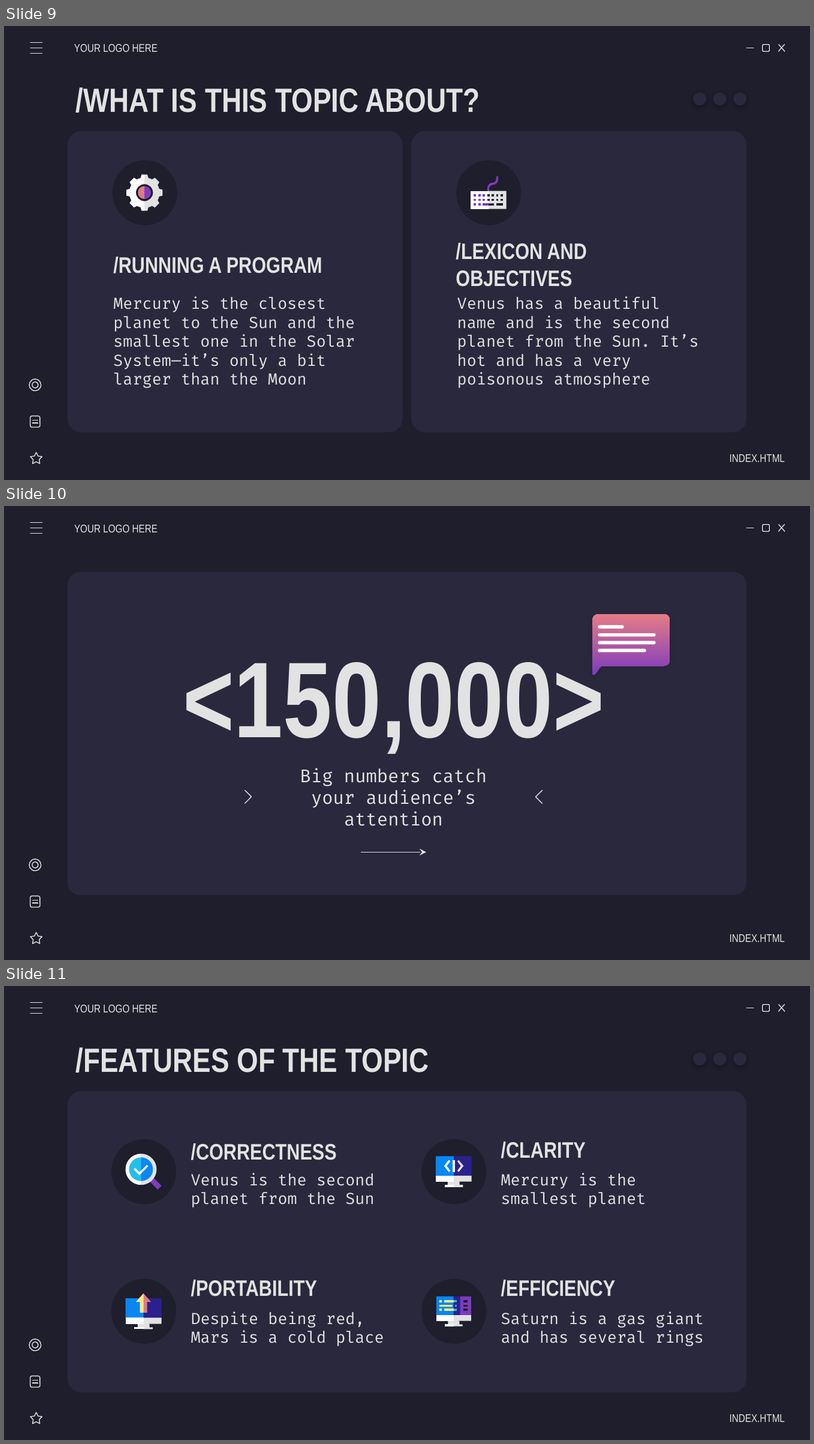
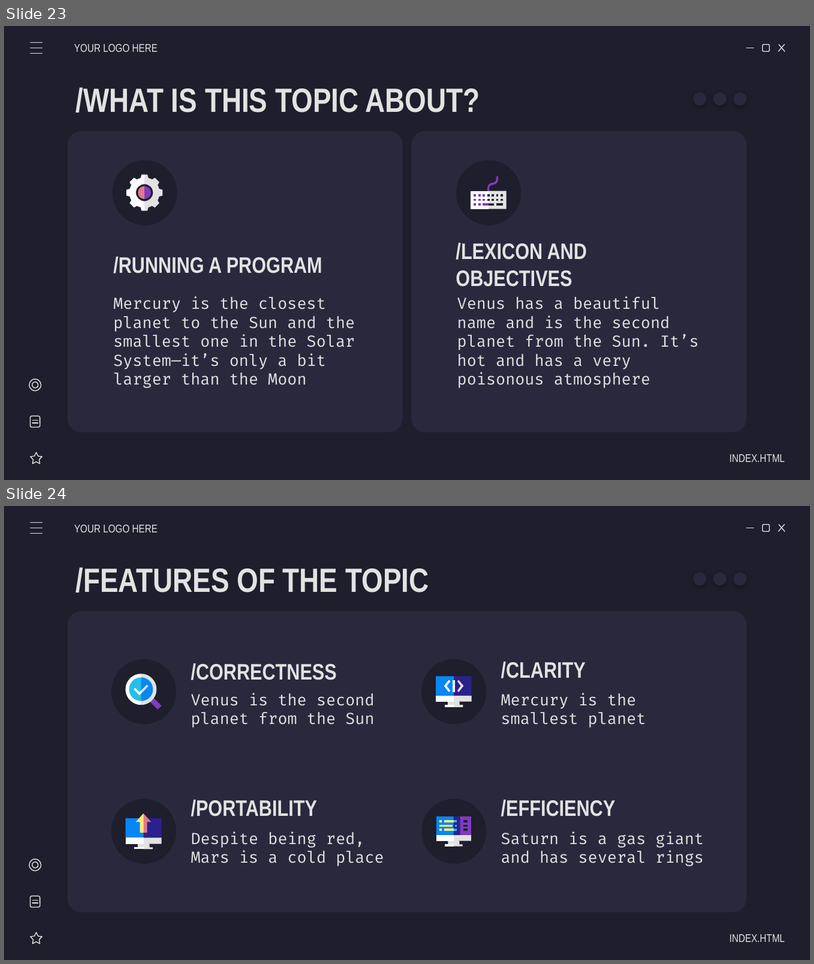
Before and after one commit to AlexanderSchallmeiner/Verhaltensdiagramme, a slide deck: Lukas Stranzinger/FlussdiagrammeV0.1.ppsx. Shown one above the other, each under a label of ours: slides 9, 10 and 11 before the commit, slides 23 and 24 after it. The pictures are 814x1444 and 814x964 pixels, drawn with LibreOffice and Linux fonts; fonts in the diff are those of the drawing. Boxes give left, top, right and bottom in pixels: in the first picture for what was removed or moved away, otherwise in the second. Text is boxed around its words. In the diff, an @@ line names an element or a change of style, - is before the commit and + after.

```diff
--- a/Lukas Stranzinger/FlussdiagrammeV0.1.ppsx
+++ b/Lukas Stranzinger/FlussdiagrammeV0.1.ppsx
@@ slide 10 removed at <box>4,506,810,960</box>, background #1E1E2C; not listed: 4 template elements that a slide beside it also shows @@
@@ line removed from (30, 523) to (42, 523) @@
@@ line removed from (30, 534) to (42, 534) @@
@@ line removed from (30, 528) to (42, 528) @@
@@ subtitle removed at <box>74,525,158,532</box> @@
-YOUR LOGO HERE
@@ rounded rectangle removed at <box>68,572,747,895</box> @@
@@ group removed at <box>593,614,670,675</box>: 5 freeform shapes @@
@@ title removed at <box>183,651,605,754</box> @@
-<150,000>
@@ subtitle removed at <box>300,768,488,826</box> @@
-Big numbers catch your audience’s attention
@@ freeform shape removed at <box>245,790,252,804</box> @@
@@ freeform shape removed at <box>536,790,543,804</box> @@
@@ group removed at <box>29,858,43,943</box>: 2 lines, 2 ellipses, 1 star, 1 rounded rectangle @@
@@ arrow removed from (361, 852) to (426, 852) @@
@@ subtitle removed at <box>730,934,785,942</box> @@
-INDEX.HTML
@@ what was slide 9 is now slide 23 @@
@@ what was slide 11 is now slide 24 @@
```
Also in this commit, not shown: 4 slides changed, 16 slides added, 2 other slides removed.
